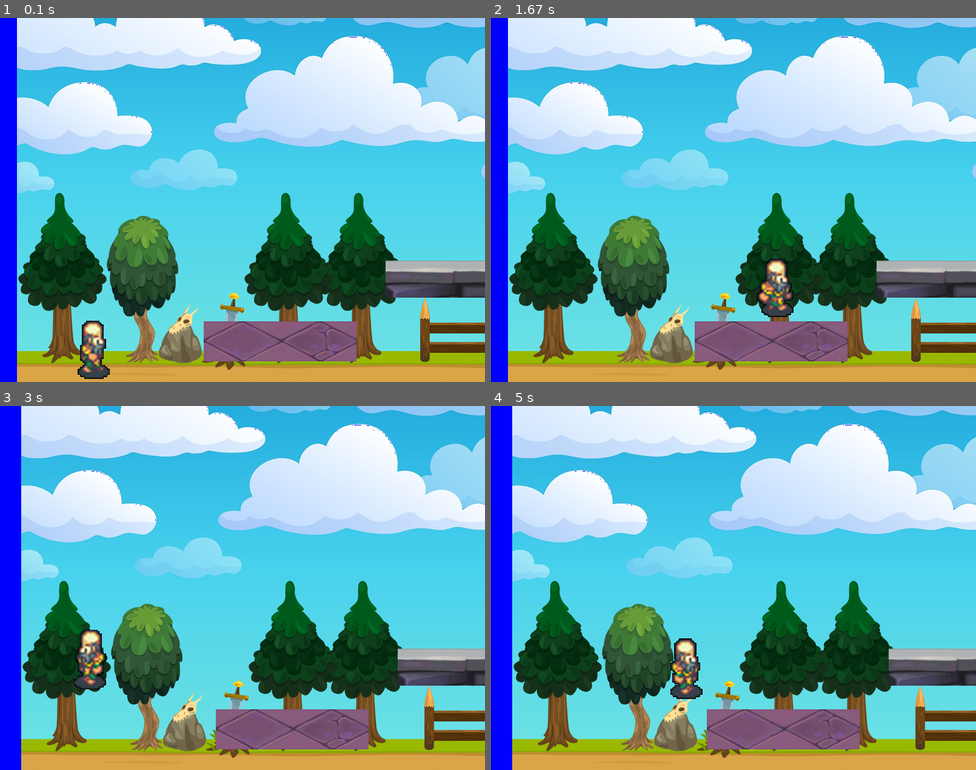
Above: before the commit, frames 1-4 (two rows, left to right).
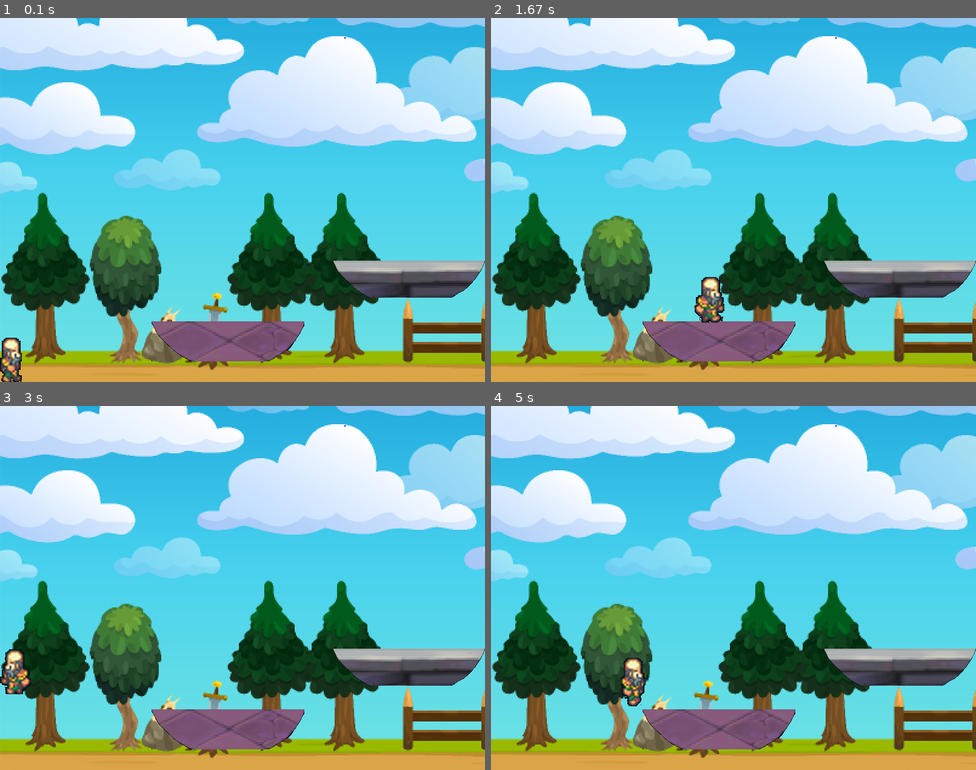
Above: after the commit, the same moments.

Repository: EmissaryEntertainment/3D-Scripting
Game: pygame game, started from Final_Project_PyGame/Practice_projects/Platformer_Test_With_Sprites/Metal_Snail.py
Two runs of this game, one before a commit and one after it. Both use one fixed random seed, a clock stepped at 60 frames per second and the inputs below.
Inputs:
- Up to frame 1 (0.1 s): no input
- Up to frame 2 (1.67 s): hold Right 0.33-0.8 s; hold Up 0.83-1.13 s; hold Right 1.17-1.63 s
- Up to frame 3 (3 s): hold Left 1.67-2.2 s; hold Left 2.23-2.63 s; hold Up from 2.67 s (still down)
- Up to frame 4 (5 s): release Up at 3.03 s; hold Right 3.07-3.7 s; hold Left 3.73-4.2 s; hold Right 4.23-4.7 s; hold Up from 4.73 s (still down)

The runs differ from the first frame. In frame 1, 28% of the frame differs, in the area x 0-100%, y 0-100%; in frame 2, 28%; in frame 3, 32%; in frame 4, 33%.

Commit message:
Fixed platform images to not include sharp corners
Now allows player to reach the edge of the screen before moving on to 
the next level.

Diff:
--- a/Final_Project_PyGame/Practice_projects/Platformer_Test_With_Sprites/Metal_Snail.py
+++ b/Final_Project_PyGame/Practice_projects/Platformer_Test_With_Sprites/Metal_Snail.py
@@ -23,6 +23,7 @@
     # Create the levels
     level_list = []
     level_list.append(levels.Level_01(player))
+    level_list.append(levels.Level_01(player))
 
     # Set the current level
     current_level_number = 0
@@ -31,13 +32,14 @@
     active_sprite_list = pygame.sprite.Group()
     player.level = current_level
 
-    player.rect.x = 34
+    player.rect.x = 1
     player.rect.y = Constants.SCREEN_HEIGHT - player.rect.height
     active_sprite_list.add(player)
 
     clock = pygame.time.Clock()
 
     done = False
+    shift = True
 
     while not done:
         for event in pygame.event.get():
@@ -63,24 +65,27 @@
         current_level.update()
 
         # if the player gets near the right side, shift the world left (-x)
-        if player.rect.x >= 500:
+        current_position = player.rect.x + current_level.world_shift
+        if player.rect.x >= 500 and shift == True:
             diff = player.rect.x - 500
+            if current_position < current_level.level_limit:
+                diff = 0
+                shift = False
             player.rect.x = 500
             current_level.shift_world(-diff)
 
         # If the player gets near the left side, shift the world left (x)
-        if player.rect.x <= 120:
-            diff = 120 - player.rect.x
-            player.rect.x = 120
-            current_level.shift_world(diff)
+        if player.rect.x <= 1:
+            player.rect.x = 0
 
-        current_position = player.rect.x + current_level.world_shift
-        if current_position < current_level.level_limit:
+        print(player.rect.x)
+        if player.rect.x >= 800:
             player.rect.x = 120
             if current_level_number < len(level_list) - 1:
                 current_level_number += 1
                 current_level = level_list[current_level_number]
                 player.level = current_level
+                shift = True
 
         # ALL CODE FOR DRAWING THE LEVEL GOES BELOW THIS LINE
         current_level.draw(screen)
--- a/Final_Project_PyGame/Practice_projects/Platformer_Test_With_Sprites/Player.py
+++ b/Final_Project_PyGame/Practice_projects/Platformer_Test_With_Sprites/Player.py
@@ -30,19 +30,19 @@
         sprite_sheet = Spritesheet("Character.png")
 
         # Load all right facing images into the list
-        image = sprite_sheet.get_image(0,237,68,105)
+        image = sprite_sheet.get_image(3,106,36,73)
         self.walking_frames_r.append(image)
-        image = sprite_sheet.get_image(87,237,72,101)
+        image = sprite_sheet.get_image(75,103,41,80)
         self.walking_frames_r.append(image)
-        image = sprite_sheet.get_image(171,239,68,100)
+        image = sprite_sheet.get_image(143,106,49,75)
         self.walking_frames_r.append(image)
 
         # Load all left facing images into the other list
-        image = sprite_sheet.get_image(0,117,71,102)
+        image = sprite_sheet.get_image(0,3,51,74)
         self.walking_frames_l.append(image)
-        image = sprite_sheet.get_image(93,119,59,103)
+        image = sprite_sheet.get_image(78,0,41,80)
         self.walking_frames_l.append(image)
-        image = sprite_sheet.get_image(177,122,59,97)
+        image = sprite_sheet.get_image(154,4,36,73)
         self.walking_frames_l.append(image)
 
         # Set the image the player starts with
--- a/Final_Project_PyGame/Practice_projects/Platformer_Test_With_Sprites/levels.py
+++ b/Final_Project_PyGame/Practice_projects/Platformer_Test_With_Sprites/levels.py
@@ -15,7 +15,7 @@
 
     # How far this world has been scrolled to the left/right
     world_shift = 0
-    level_limit = -1000
+    level_limit = -1500
 
     # constructor to create our lists
     def __init__(self, player):
@@ -60,7 +60,7 @@
         # Limit for how far a level can scroll
         self.background = pygame.image.load(os.path.join("C:/School/11th Quarter/3D Scripting/3D-Scripting/Final_Project_PyGame/Practice_projects/Platformer_Test_With_Sprites", "Background.png")).convert()
         self.background.set_colorkey(Constants.white)
-        self.level_limit = -1000
+        self.level_limit = -1500
 
         # Create array with type of platform, and x,y position of the platform
         level = [[platforms.purple_diamond,250,500],
Binary file changed: Final_Project_PyGame/Practice_projects/Platformer_Test_With_Sprites/Background.png
Binary file changed: Final_Project_PyGame/Practice_projects/Platformer_Test_With_Sprites/Character.png
Binary file changed: Final_Project_PyGame/Practice_projects/Platformer_Test_With_Sprites/Platforms.png
